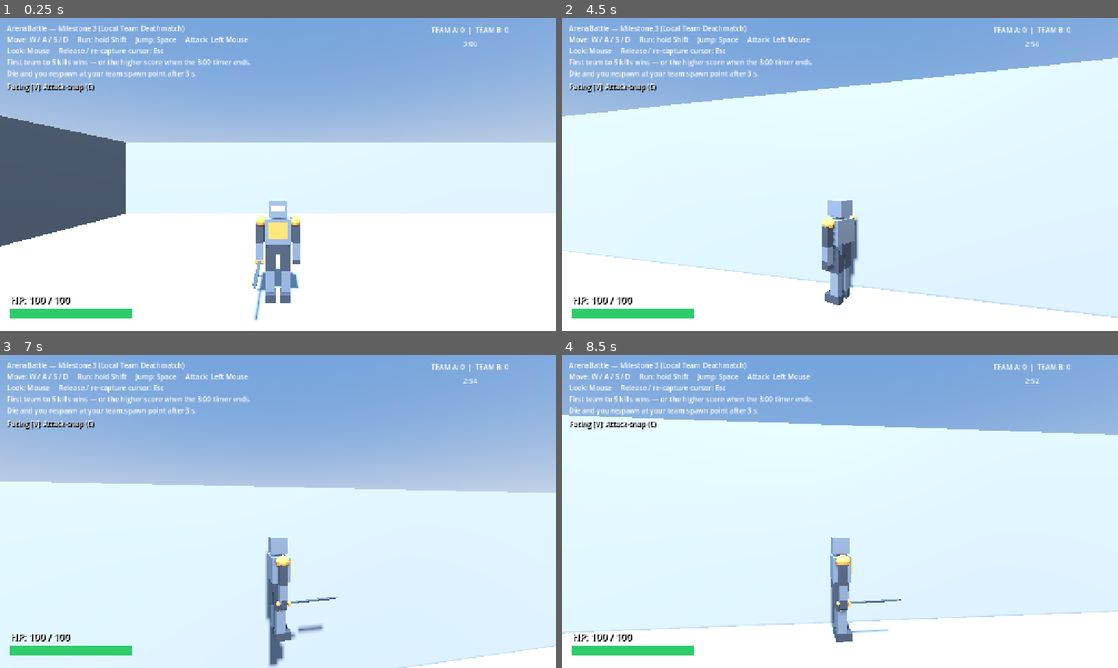
Above: before the commit, frames 1-4 (two rows, left to right).
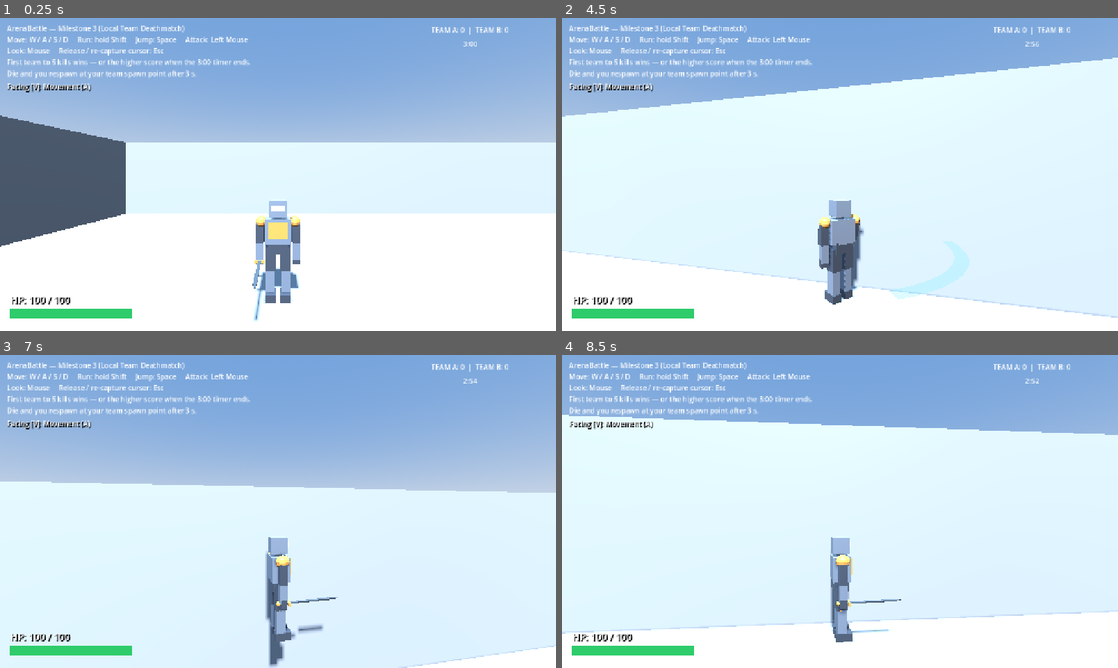
Above: after the commit, the same moments.

Repository: ameeridzuan/arena-battle
Game: Godot game, scene res://scenes/main/Main.tscn
Same seed, same stepped clock (60 frames per second), same inputs: the game is played once before the commit and once after it.
Inputs (mouse positions are in pixels of both pictures, inside the frame that each line leads up to):
- Up to frame 1 (0.25 s): no input
- Up to frame 2 (4.5 s): tap Enter at 0.5 s; move the mouse to (867, 174) at 0.52 s; hold W (move_forward) from 0.53 s (still down); click (867, 174) at 0.6 s; tap Space (jump) at 0.77, 1.52, 3.02, 3.77 s; tap V (toggle_face_aim) at 0.8, 1.35, 2.3, 3.6 s; move the mouse to (812, 174) at 1.27 s; click (812, 174) at 1.55 s; move the mouse to (851, 168) at 2.02 s; click (851, 168) at 2.1 s; move the mouse to (834, 180) at 2.77 s; tap Shift (run) at 2.85 s; click (834, 180) at 3.05 s; move the mouse to (878, 177) at 3.52 s; move the mouse to (795, 171) at 4.27 s; click (795, 171) at 4.35 s
- Up to frame 3 (7 s): tap Space (jump) at 4.52, 5.75, 6.02, 6.77 s; move the mouse to (283, 511) at 5.02 s; tap V (toggle_face_aim) at 5.1, 6.8 s; move the mouse to (255, 505) at 5.77 s; release W (move_forward) at 5.78 s; hold D (move_right) 5.78-6.53 s; click (255, 505) at 5.85 s; move the mouse to (305, 511) at 6.52 s; hold W (move_forward) from 6.53 s (still down); hold Shift (run) from 6.53 s (still down)
- Up to frame 4 (8.5 s): keep holding W (move_forward); move the mouse to (812, 511) at 7.27 s; release Shift (run) at 7.28 s; tap V (toggle_face_aim) at 7.35, 8.3 s; tap Space (jump) at 7.52 s; click (812, 511) at 7.55 s; move the mouse to (851, 505) at 8.02 s; click (851, 505) at 8.1 s

The runs differ from the first frame. In frame 1, 0.2% of the frame differs, in the area x 7-17%, y 20-24%; in frame 2, 2.0%, in the area x 7-74%, y 20-92%; in frame 3, 0.2%; in frame 4, 0.1%.

Commit message:
feat(combat): option A - melee attack follows the character's facing (Mesh +Z), not camera-aim; V toggle now A(movement)<->B(aim); remote swipe driven by mesh_yaw; combat/network/feedback/facing tests updated; regression green (local x6, two-client 67, eight-client 68)

Diff:
--- a/scenes/characters/Player.tscn
+++ b/scenes/characters/Player.tscn
@@ -45,6 +45,8 @@
 monitoring = true
 script = ExtResource("3_ma")
 auto_attack = false
+aim_reference_path = NodePath("../Mesh")
+aim_forward_positive_z = true
 
 [node name="CollisionShape3D" type="CollisionShape3D" parent="AttackHitbox"]
 shape = SubResource("attack_shape")
--- a/scenes/ui/HUD.tscn
+++ b/scenes/ui/HUD.tscn
@@ -109,4 +109,4 @@
 theme_override_constants/shadow_offset_x = 2
 theme_override_constants/shadow_offset_y = 2
 mouse_filter = 2
-text = "Facing [V]: Attack-snap (C)"
+text = "Facing [V]: Movement (A)"
--- a/scripts/combat/melee_attacker.gd
+++ b/scripts/combat/melee_attacker.gd
@@ -24,6 +24,10 @@
 ## Network team matches disable friendly damage; preserve local prototype defaults.
 @export var friendly_fire: bool = true
 @export var aim_reference_path: NodePath = ^"../CameraPivot"
+## Which axis of [member aim_reference_path] counts as "forward". False (default) uses -Z, the
+## convention for the camera pivot and the opponent root. True uses +Z, the front of the player's
+## visual Mesh, so the swing travels where the character faces (option A: attack follows facing).
+@export var aim_forward_positive_z: bool = false
 
 var _cooldown_remaining: float = 0.0
 var _aim_ref: Node3D
@@ -63,8 +67,11 @@
 
 func _perform_attack() -> void:
 	var basis := _aim_ref.global_transform.basis
-	# XZ-project the camera pivot's -Z axis (forward direction).
-	var forward := Vector3(-basis.z.x, 0.0, -basis.z.z)
+	# XZ-project the aim reference's forward axis: -Z for the camera pivot / opponent root, or
+	# +Z for the player's visual Mesh front (option A — the swing follows the character's facing).
+	var forward := Vector3(basis.z.x, 0.0, basis.z.z)
+	if not aim_forward_positive_z:
+		forward = -forward
 	if forward.length_squared() < 0.0001:
 		return
 	forward = forward.normalized()
--- a/scripts/multiplayer/network_session.gd
+++ b/scripts/multiplayer/network_session.gd
@@ -330,7 +330,9 @@
 		body.get_node("Health").apply_network_state(state.hp, state.max_hp)
 		body.get_node("Mesh").visible = not state.dead
 		if not state.dead and state.swings > record.swings:
-			var forward := Vector3.FORWARD.rotated(Vector3.UP, state.yaw)
+			# A: the swing travels along the server-authoritative Mesh front (+Z), so drive the
+			# remote swipe from mesh_yaw (not the camera yaw) to match the real attack direction.
+			var forward := Vector3.BACK.rotated(Vector3.UP, state.mesh_yaw)
 			body.get_node("PlayerFeedback")._on_attack_started(forward)
 		record.swings = state.swings
 	for id in players.keys():
--- a/scripts/player/player_controller.gd
+++ b/scripts/player/player_controller.gd
@@ -16,10 +16,11 @@
 ## M4: server supplies validated controls; replicas never simulate movement.
 @export var external_control: bool = false
 
-## M6 facing toggle (option B). When false (default, option C) the mesh faces the movement
-## direction and snaps to the aim only at the moment of a swing. When true the mesh always
-## faces the camera-aim direction. Single-player only: the toggle key is read in
-## _physics_process(), which networked replicas skip via the external_control early-return.
+## M6 facing toggle. When false (default, option A) the mesh faces the MOVEMENT direction and —
+## because the melee swing travels along the mesh front — the attack follows the character's
+## facing. When true (option B) the mesh tracks the camera-aim, so the attack follows the aim.
+## Single-player only: the toggle key is read in _physics_process(), which networked replicas
+## skip via the external_control early-return (their facing is server-authoritative).
 @export var face_aim_always: bool = false
 
 @export_group("Movement")
@@ -34,7 +35,6 @@
 @onready var _mesh: Node3D = $Mesh
 @onready var _camera_pivot: Node3D = $CameraPivot
 @onready var _health: Health = get_node_or_null("Health") as Health
-@onready var _attack: Node = get_node_or_null("AttackHitbox")
 
 
 func _ready() -> void:
@@ -42,11 +42,6 @@
 	# the "damageable" group.  The player's own AttackHitbox mask (4) still excludes the
 	# player's layer (2), so this cannot cause a self-hit.
 	add_to_group("damageable")
-	# M6 (attack-facing): snap the visual mesh to the aim direction at the moment of a swing so
-	# the attack always comes out of the character's front. Presentation only — combat still
-	# resolves along the camera-aim forward the hitbox emits; movement-facing resumes afterwards.
-	if _attack != null and _attack.has_signal("attack_started"):
-		_attack.attack_started.connect(_on_attack_started)
 
 
 func _physics_process(delta: float) -> void:
@@ -130,8 +125,9 @@
 		)
 
 
-## Chooses the visual-facing rule: option B (always face the camera-aim) or option C (face the
-## movement direction; _on_attack_started snaps to aim at each swing).
+## Chooses the visual-facing rule: option A (default — face the movement direction) or option B
+## (always face the camera-aim). The melee swing travels along the mesh front either way, so the
+## attack always follows whichever direction this chooses.
 func _update_facing(delta: float) -> void:
 	if face_aim_always:
 		_face_aim_direction()
@@ -139,19 +135,10 @@
 		_face_movement_direction(delta)
 
 
-## Option B: the mesh's local +Z (its front) tracks the camera-forward. The camera pivot's yaw
-## maps to the same world direction _on_attack_started snaps to (atan2 of the aim forward), so
-## facing and attack direction are always identical while this mode is on.
+## Option B: the mesh's local +Z (its front) tracks the camera-forward. Because the melee swing
+## travels along the mesh front, facing and attack direction are always identical while this is on.
 func _face_aim_direction() -> void:
 	_mesh.rotation.y = _camera_pivot.rotation.y + PI
-
-
-## M6 (attack-facing): turn the visual mesh to the swing's aim direction instantly, so the
-## model faces where it attacks. [param forward] is the XZ aim direction emitted by the
-## AttackHitbox (camera-forward); the mesh's local +Z is its front, matching _face_movement_direction.
-func _on_attack_started(forward: Vector3) -> void:
-	if _mesh != null and forward.length_squared() > 0.0001:
-		_mesh.rotation.y = atan2(forward.x, forward.z)
 
 
 # --- Combat interface (M3) — pure delegation to the Health component ------------------
--- a/scripts/ui/hud.gd
+++ b/scripts/ui/hud.gd
@@ -187,4 +187,4 @@
 	_facing_label.visible = true
 	if bool(mode) != _facing_mode_b:
 		_facing_mode_b = bool(mode)
-		_facing_label.text = "Facing [V]: Aim (B)" if _facing_mode_b else "Facing [V]: Attack-snap (C)"
+		_facing_label.text = "Facing [V]: Aim (B)" if _facing_mode_b else "Facing [V]: Movement (A)"
--- a/tests/integration/combat_smoke_test.gd
+++ b/tests/integration/combat_smoke_test.gd
@@ -166,6 +166,12 @@
 	await _wait(PLAYER_SETTLE_FRAMES)
 	var settled_at: Vector3 = player.global_position
 
+	# A (attack-follows-facing): the swing now travels along the Mesh front (+Z), not the camera.
+	# Orient the stationary player to face world -Z so the front/behind/far offsets below (defined
+	# on -Z / +Z) resolve exactly as they did under the old camera-aim convention. The player never
+	# receives movement input here, so _face_movement_direction leaves this yaw untouched.
+	(player.get_node("Mesh") as Node3D).rotation.y = PI
+
 	var dummy: Node3D = null
 	if spawn_dummy:
 		dummy = load(DUMMY_SCENE).instantiate()
@@ -207,9 +213,10 @@
 
 
 func _aim_forward(player: CharacterBody3D) -> Vector3:
-	var pivot: Node3D = player.get_node("CameraPivot")
-	var basis: Basis = pivot.global_transform.basis
-	var forward := Vector3(-basis.z.x, 0.0, -basis.z.z)
+	# A: the attack direction is the Mesh front (+Z), not the camera. Diagnostics only.
+	var mesh: Node3D = player.get_node("Mesh")
+	var basis: Basis = mesh.global_transform.basis
+	var forward := Vector3(basis.z.x, 0.0, basis.z.z)
 	return forward.normalized() if forward.length_squared() > 0.0001 else Vector3.ZERO
 
 
@@ -220,7 +227,7 @@
 	var dummy: Variant = ctx.get("dummy")
 	var forward := _aim_forward(player)
 	print("  player=", player.global_position, " hitbox=", hitbox.global_position,
-			" cameraPivot_forward=", forward)
+			" mesh_forward=", forward)
 	print("  hitbox collision_layer=", hitbox.collision_layer,
 			" collision_mask=", hitbox.collision_mask,
 			" attack_range=", atk.attack_range, " attack_damage=", atk.attack_damage,
--- a/tests/integration/facing_mode_smoke_test.gd
+++ b/tests/integration/facing_mode_smoke_test.gd
@@ -1,11 +1,15 @@
 extends SceneTree
-## M6 facing-mode toggle smoke test (single-player).
+## M6 facing-mode smoke test (single-player), updated for option A.
 ##
-## Proves the option C <-> option B toggle added to player_controller.gd:
-##   * default is option C (face_aim_always == false);
-##   * option C snaps the visual mesh to the aim forward at each swing (_on_attack_started);
-##   * the "toggle_face_aim" action (key V) flips face_aim_always;
-##   * option B makes the mesh track the camera-aim (camera yaw + PI) every physics frame.
+## Option A (default): the character faces its MOVEMENT direction and the melee swing travels
+## along the Mesh front (+Z) — i.e. the attack always follows where the character faces. The
+## "toggle_face_aim" action (key V) flips to option B, where the Mesh tracks the camera-aim
+## (camera yaw + PI); because the attack follows the Mesh, B makes the attack follow the aim.
+## Proven here:
+##   * default is option A (face_aim_always == false);
+##   * the swing direction equals the Mesh front, independent of the camera (attack_started forward);
+##   * the toggle key flips face_aim_always and B tracks the camera-aim every physics frame;
+##   * in B the swing direction equals the aim (Mesh front == camera-forward).
 ##
 ## Run: Godot_v4.7.2-stable_win64_console.exe --headless --path . ^
 ##        --script res://tests/integration/facing_mode_smoke_test.gd
@@ -51,14 +55,20 @@
 	var player: Variant = main.get_node("Player")
 	var cam: Node3D = main.get_node("Player/CameraPivot")
 	var mesh: Node3D = main.get_node("Player/Mesh")
+	var hitbox: Variant = main.get_node("Player/AttackHitbox")
 
-	_check("default_mode_is_C", player.face_aim_always == false)
+	_check("default_mode_is_A_movement", player.face_aim_always == false)
 
-	# Option C: a swing snaps the mesh front (+Z) to the aim forward exactly.
-	player._on_attack_started(Vector3(1.0, 0.0, 0.0))
-	_check("C_attack_snap_faces_aim", is_equal_approx(mesh.rotation.y, atan2(1.0, 0.0)))
+	# Option A core: the swing direction is the Mesh front (+Z), independent of the camera.
+	var captured: Array = [Vector3.ZERO]
+	hitbox.attack_started.connect(func(f: Vector3): captured[0] = f)
+	mesh.rotation.y = 0.7
+	await _frames(1)
+	hitbox._perform_attack()
+	_check("A_attack_follows_mesh_facing",
+			captured[0].distance_to(Vector3(sin(0.7), 0.0, cos(0.7))) < 0.001)
 
-	# Toggle key -> option B.
+	# Toggle key -> option B (face the camera-aim).
 	await _press_toggle()
 	_check("toggle_key_enables_B", player.face_aim_always == true)
 
@@ -67,14 +77,20 @@
 	await _frames(2)
 	_check("B_faces_camera_aim", is_equal_approx(_wrap(mesh.rotation.y), _wrap(cam.rotation.y + PI)))
 
+	# Because the swing follows the Mesh, in B the attack direction equals the aim.
+	captured[0] = Vector3.ZERO
+	hitbox._perform_attack()
+	_check("B_attack_follows_aim", captured[0].distance_to(
+			Vector3(sin(cam.rotation.y + PI), 0.0, cos(cam.rotation.y + PI))) < 0.001)
+
 	# A different camera yaw must be tracked too.
 	cam.rotation.y = -2.0
 	await _frames(2)
 	_check("B_tracks_camera_yaw_change", is_equal_approx(_wrap(mesh.rotation.y), _wrap(cam.rotation.y + PI)))
 
-	# Toggle key -> back to option C.
+	# Toggle key -> back to option A.
 	await _press_toggle()
-	_check("toggle_key_restores_C", player.face_aim_always == false)
+	_check("toggle_key_restores_A", player.face_aim_always == false)
 
 	main.queue_free()
 	await _frames(2)
--- a/tests/integration/multiplayer_eight_peer_test.gd
+++ b/tests/integration/multiplayer_eight_peer_test.gd
@@ -103,6 +103,9 @@
 		body.velocity = Vector3.ZERO
 	attacker.position = Vector3(0, 1, 0)
 	friend.position = Vector3(0, 1, -1.5)
+	# A (attack-follows-facing): orient the attacker toward world -Z (its Mesh front) where the
+	# friend/enemy fixtures sit, so its remote swings land. It never moves, so this yaw persists.
+	attacker.get_node("Mesh").rotation.y = PI
 	_stage("friendly", attacker_id)
 	await _seconds(1.0)
 	_check("friendly_remote_swings_execute", session.players[attacker_id].swings > 0)
--- a/tests/integration/multiplayer_peer_test.gd
+++ b/tests/integration/multiplayer_peer_test.gd
@@ -65,6 +65,11 @@
 	second.position = target
 	first.velocity = Vector3.ZERO
 	second.velocity = Vector3.ZERO
+	# A (attack-follows-facing): the server swing travels along the attacker's Mesh front (+Z).
+	# Orient the attacker (first) toward world -Z so the fixed target offsets resolve as before:
+	# front/hit = -Z (0 deg), behind = +Z (180 deg, outside arc), far = -Z but beyond range.
+	# second keeps its default Mesh yaw (0 => faces +Z) so it hits first during "simultaneous".
+	(first.get_node("Mesh") as Node3D).rotation.y = PI
 	for record in session.players.values():
 		record.move = Vector2.ZERO
 		record.attack = false
--- a/tests/integration/player_feedback_smoke_test.gd
+++ b/tests/integration/player_feedback_smoke_test.gd
@@ -37,9 +37,10 @@
 	Input.action_release("attack")
 	await _frames(1)
 	_check("miss_has_swipe", swings[0] == 1 and feedback.get_node("AttackSwipe").visible)
-	var forward: Vector3 = -player.get_node("CameraPivot").global_basis.z
+	# A: the swing (and thus the swipe) follows the Mesh front (+Z), not the camera.
+	var forward: Vector3 = player.get_node("Mesh").global_basis.z
 	var visual_forward: Vector3 = -feedback.get_node("AttackSwipe").global_basis.z
-	_check("swipe_aims_with_camera", forward.dot(visual_forward) > 0.999)
+	_check("swipe_aims_with_facing", forward.dot(visual_forward) > 0.999)
 	Input.action_press("attack")
 	await _frames(1)
 	Input.action_release("attack")
